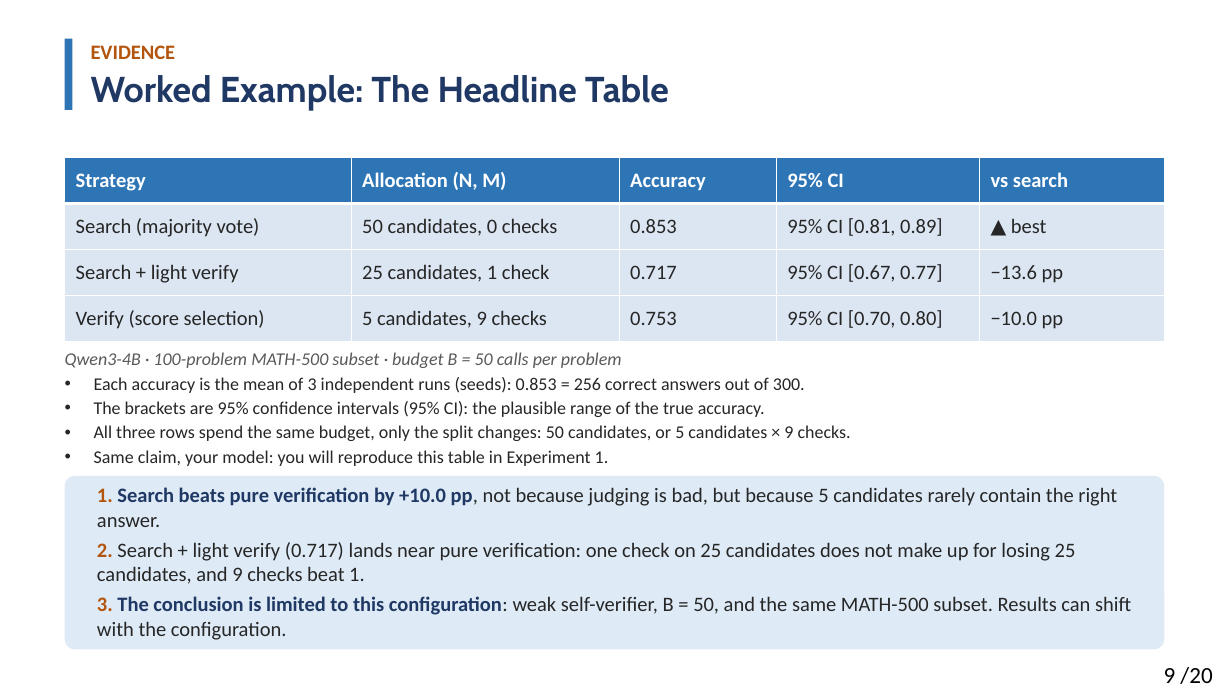
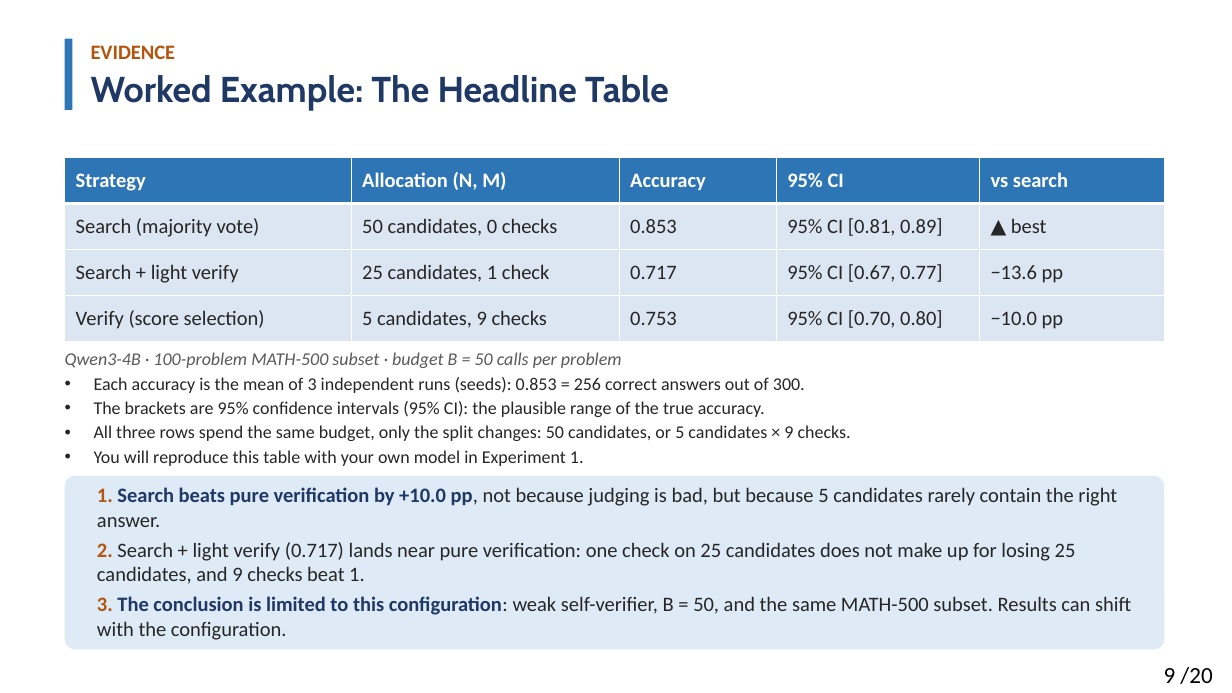
Before and after one commit to Solitus0726/search-vs-verify-course, a slide deck: slide 9 of slides/lecture_slides.pptx. Drawn at 1232x693 pixels with LibreOffice and Linux fonts; fonts in the diff are those of the drawing. Boxes give left, top, right and bottom in pixels: in the first picture for what was removed or moved away, otherwise in the second. Text is boxed around its words. In the diff, an @@ line names an element or a change of style, - is before the commit and + after.

```diff
--- a/slides/lecture_slides.pptx
+++ b/slides/lecture_slides.pptx
@@ text at bbox=[94, 450, 584, 466]: text changed @@
-• Same claim, your model: you will reproduce this table in Experiment 1.
+• You will reproduce this table with your own model in Experiment 1.
```
Also in this commit, not shown: 10 other slides changed, 1 other file.
